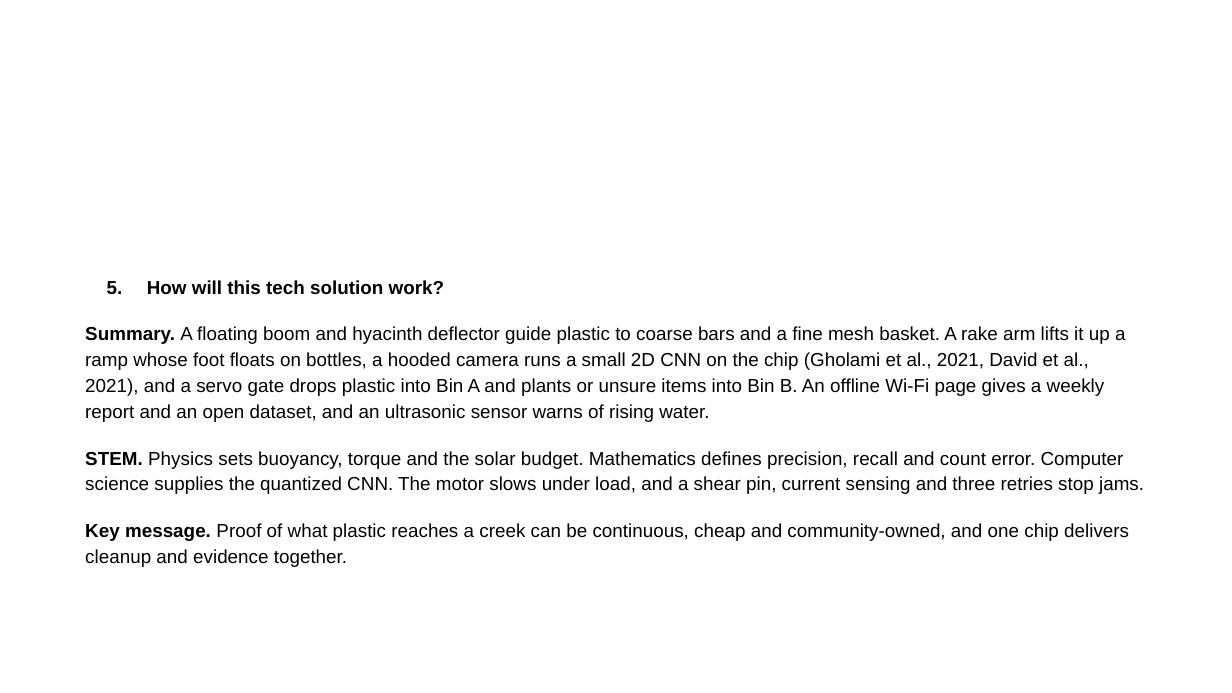
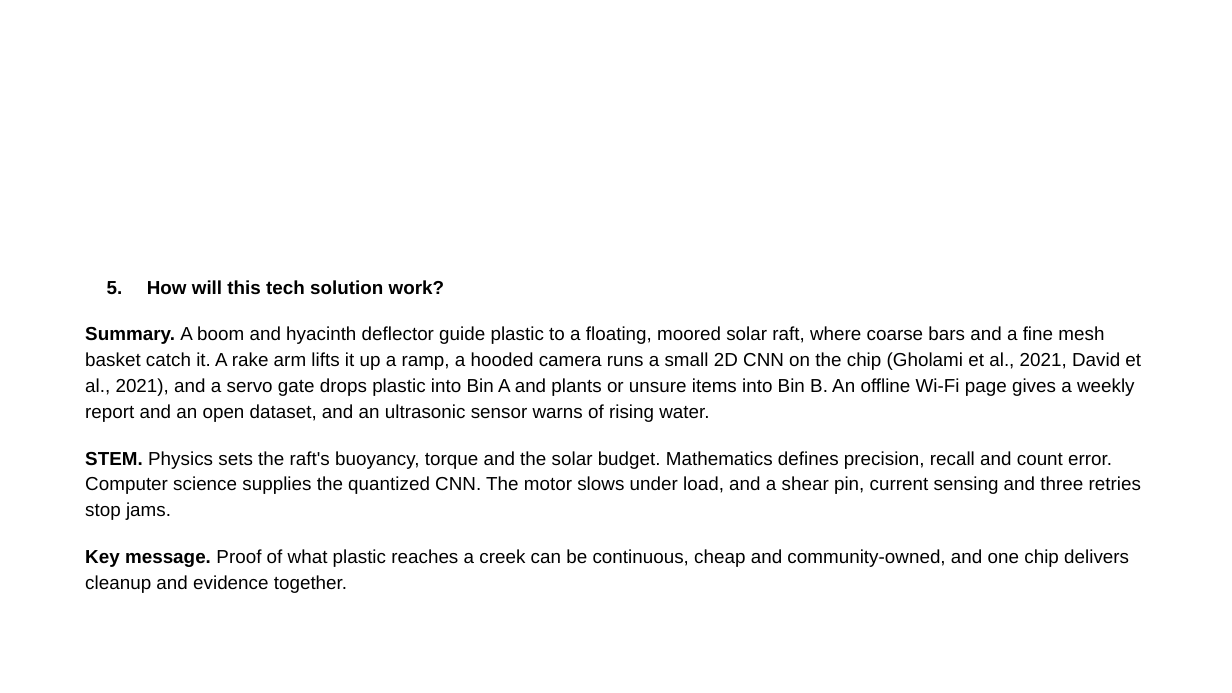
Before and after one commit to tmommu/research, a slide deck: slide 4 of sft_entry/SAGIP_SFT2026_Entry_PPT.pptx. Drawn at 1232x693 pixels with LibreOffice and Linux fonts; fonts in the diff are those of the drawing; background and template pictures are left out. Boxes give left, top, right and bottom in pixels: in the first picture for what was removed or moved away, otherwise in the second. Text is boxed around its words. In the diff, an @@ line names an element or a change of style, - is before the commit and + after.

```diff
--- a/sft_entry/SAGIP_SFT2026_Entry_PPT.pptx
+++ b/sft_entry/SAGIP_SFT2026_Entry_PPT.pptx
@@ text at [85,326,1141,520]: text changed @@
-Summary. A floating boom and hyacinth deflector guide plastic to coarse bars and a fine mesh basket. A rake arm lifts it up a ramp whose foot floats on bottles, a hooded camera runs a small 2D CNN on the chip (Gholami et al., 2021, David et al., 2021), and a servo gate drops plastic into Bin A and plants or unsure items into Bin B. An offline Wi-Fi page gives a weekly report and an open dataset, and an ultrasonic sensor warns of rising water.
-STEM. Physics sets buoyancy, torque and the solar budget. Mathematics defines precision, recall and count error. Computer science supplies the quantized CNN. The motor slows under load, and a shear pin, current sensing and three retries stop jams.
+Summary. A boom and hyacinth deflector guide plastic to a floating, moored solar raft, where coarse bars and a fine mesh basket catch it. A rake arm lifts it up a ramp, a hooded camera runs a small 2D CNN on the chip (Gholami et al., 2021, David et al., 2021), and a servo gate drops plastic into Bin A and plants or unsure items into Bin B. An offline Wi-Fi page gives a weekly report and an open dataset, and an ultrasonic sensor warns of rising water.
+STEM. Physics sets the raft's buoyancy, torque and the solar budget. Mathematics defines precision, recall and count error. Computer science supplies the quantized CNN. The motor slows under load, and a shear pin, current sensing and three retries stop jams.
```
Also in this commit, not shown: 5 other slides changed, 16 other files.
